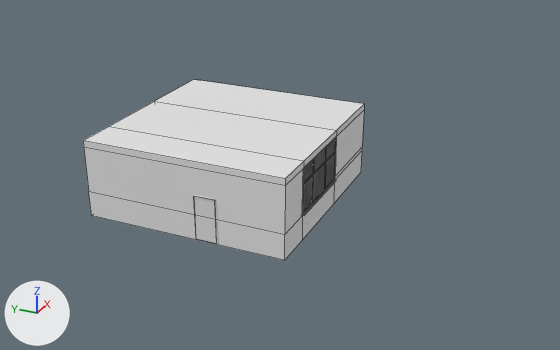
What one commit did to the Blender file blend/Room_Basic_2_WoodFloor_4.blend.
Both versions are drawn from a 50 mm camera at (-73.1, -36.1, 40.0) aimed at (-0.2, -3.3, 3.5). Lighting does not change. The marker at lower left points along +X, +Y and +Z. Mesh edges are drawn as thin lines on the coarser meshes.

Script lines for the objects in view, before the commit:
```python
me_cube_002 = bpy.data.meshes.new('Cube.002')
me_cube_002.from_pydata([(10.1, -7.7, 7.6), (-9.9, -7.7, 7.6), (10.1, 12.3, 7.6), (-9.9, 12.3, 7.6), (-6.1, -7.7, 7.6), (-6.1, 12.3, 7.6), (1.9, 12.3, 7.6), (1.9, -7.7, 7.6)], [], [(5, 3, 1, 4), (6, 5, 4, 7), (2, 6, 7, 0)])
me_door = bpy.data.meshes.new('Door')
me_door.from_pydata(...)  # a box spanning x -9.97..-9.92, y -1.12..0.97, z 0.04..4.31
me_door.materials.append(mat_door_material)
me_window_001 = bpy.data.meshes.new('Window.001')
me_window_001.from_pydata(...)  # 248 vertices, 188 faces; spans x -6.11..1.93, y -7.83..-7.55, z 2.46..6.99
# faces by material slot: [98, 72, 12, 6]
me_window_001.materials.append(mat_pvc)
me_window_001.materials.append(mat_plastic)
me_window_001.materials.append(mat_glass)
me_window_001.materials.append(mat_marble)
ob_cube_002 = bpy.data.objects.new('Cube.002', me_cube_002)
ob_cube_002.parent = ob_root_wall_tile_05
ob_cube_002.matrix_parent_inverse = Matrix(((0.85, 0.0, 0.0, 0.0), (0.0, 0.85, 0.0, 0.0), (0.0, 0.0, 0.85, 0.0), (0.0, 0.0, 0.0, 1.0)))
ob_cube_002.location = (0.0, 0.0, 0.0)
ob_cube_002.scale = (1.18, 1.18, 1.18)
ob_door = bpy.data.objects.new('Door', me_door)
ob_door.parent = ob_doorframe
ob_door.location = (0.0, 0.0, 0.0)
ob_window_001 = bpy.data.objects.new('Window.001', me_window_001)
ob_window_001.parent = ob_window_group_001
ob_window_001.location = (0.0, 0.0, 0.0)
# also in view: 'Cube' at (0.1, 2.7, 4.5)
```
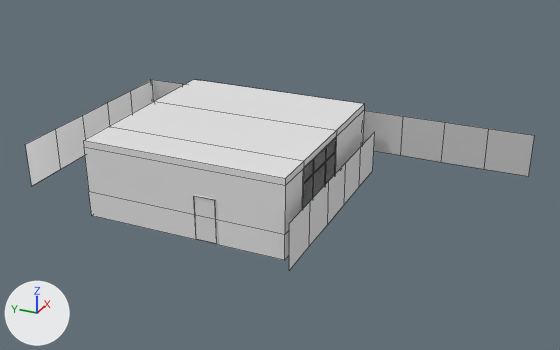
The newer file is also rescaled (x0.538), turned or shifted as a whole; pictures and numbers use the older file's frame.

What changed in the scene script:
```text
Add mat_material:
    mat_material = bpy.data.materials.new('Material')
    # nodes: BsdfAnisotropic, BsdfDiffuse, MixShader, OutputMaterial
Add me_plane:
    me_plane.from_pydata(...)  # 20 vertices, 5 faces; spans x -6.26..7.62, y 6.32, z 1.09..3.87
    me_plane.materials.append(mat_material)  # its picture is missing
Add me_plane_001:
    me_plane_001.from_pydata(...)  # 20 vertices, 5 faces; spans x 7.72, y -7.36..6.51, z 1.09..3.87
    me_plane_001.materials.append(mat_material)  # its picture is missing
Add me_plane_002:
    me_plane_002.from_pydata(...)  # 20 vertices, 5 faces; spans x -7.6..6.27, y -11.53, z 0.28..3.06
    me_plane_002.materials.append(mat_material)  # its picture is missing
Add me_plane_003:
    me_plane_003.from_pydata(...)  # 20 vertices, 5 faces; spans x 7.72, y -21.3..-7.43, z 1.09..3.87
    me_plane_003.materials.append(mat_material)  # its picture is missing
Add ob_plane:
    ob_plane = bpy.data.objects.new('Plane', me_plane)
    ob_plane.location = (0.0, 10.86, 0.0)
    ob_plane.scale = (1.86, 1.86, 1.86)
Add ob_plane_001:
    ob_plane_001 = bpy.data.objects.new('Plane.001', me_plane_001)
    ob_plane_001.location = (0.0, 10.86, 0.0)
    ob_plane_001.scale = (1.86, 1.86, 1.86)
Add ob_plane_002:
    ob_plane_002 = bpy.data.objects.new('Plane.002', me_plane_002)
    ob_plane_002.location = (0.0, 10.86, 0.0)
    ob_plane_002.scale = (1.86, 1.86, 1.86)
Add ob_plane_003:
    ob_plane_003 = bpy.data.objects.new('Plane.003', me_plane_003)
    ob_plane_003.location = (0.0, 10.86, 0.0)
    ob_plane_003.scale = (1.86, 1.86, 1.86)
```

What differs and where, as boxes [x1, y1, x2, y2] in the pictures (560 x 350 px):
'Plane.003', added
    after: [362, 111, 535, 176]
'Plane', added
    after: [26, 80, 154, 185]
'Plane.002', added
    after: [289, 132, 375, 270]
'Plane.001', added
    after: [151, 79, 185, 101]
